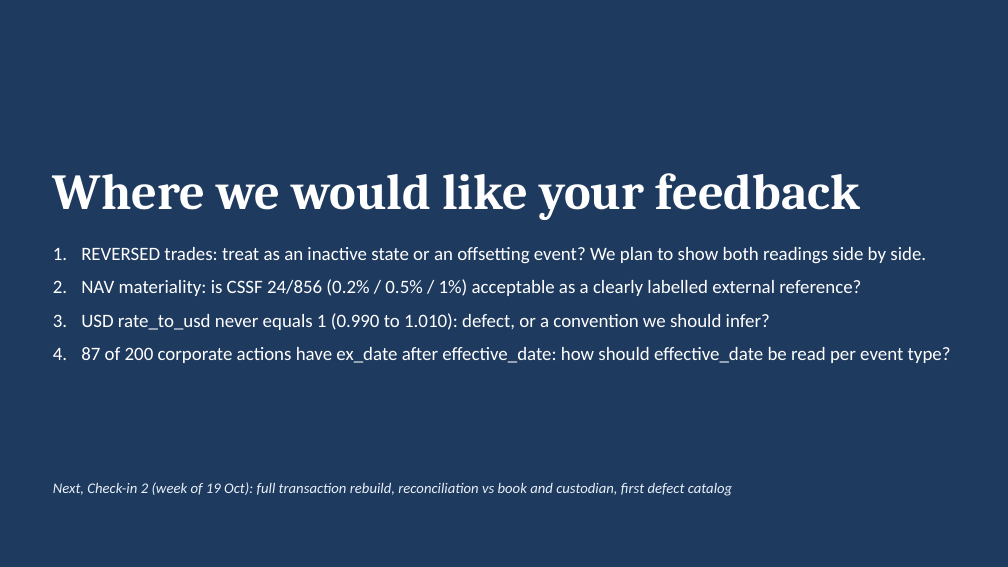
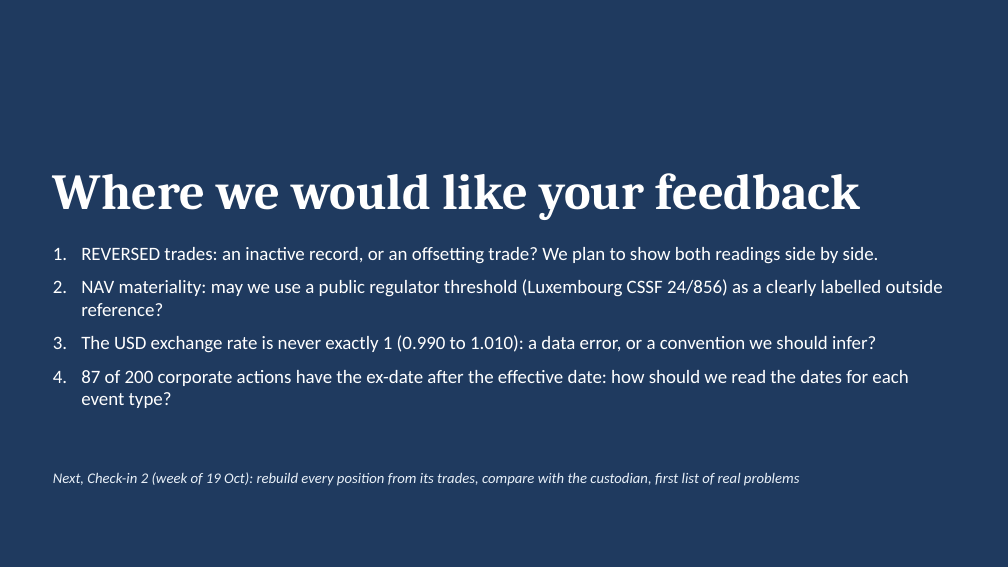
Before and after one commit to KevinRusu/BC-State-Street-Case-Competition, a slide deck: slide 11 of docs/Checkin1_Pack.pptx (slide 10 before the commit). Drawn at 1008x567 pixels with LibreOffice and Linux fonts; fonts in the diff are those of the drawing. Boxes give left, top, right and bottom in pixels: in the first picture for what was removed or moved away, otherwise in the second. Text is boxed around its words. In the diff, an @@ line names an element or a change of style, - is before the commit and + after.

```diff
--- a/docs/Checkin1_Pack.pptx
+++ b/docs/Checkin1_Pack.pptx
@@ text at bbox=[81, 247, 943, 408]: text changed @@
-1. REVERSED trades: treat as an inactive state or an offsetting event? We plan to show both readings side by side.
-2. NAV materiality: is CSSF 24/856 (0.2% / 0.5% / 1%) acceptable as a clearly labelled external reference?
-3. USD rate_to_usd never equals 1 (0.990 to 1.010): defect, or a convention we should infer?
-4. 87 of 200 corporate actions have ex_date after effective_date: how should effective_date be read per event type?
+1. REVERSED trades: an inactive record, or an offsetting trade? We plan to show both readings side by side.
+2. NAV materiality: may we use a public regulator threshold (Luxembourg CSSF 24/856) as a clearly labelled outside reference?
+3. The USD exchange rate is never exactly 1 (0.990 to 1.010): a data error, or a convention we should infer?
+4. 87 of 200 corporate actions have the ex-date after the effective date: how should we read the dates for each event type?
@@ text at bbox=[53, 472, 800, 486]: text changed @@
-Next, Check-in 2 (week of 19 Oct): full transaction rebuild, reconciliation vs book and custodian, first defect catalog
+Next, Check-in 2 (week of 19 Oct): rebuild every position from its trades, compare with the custodian, first list of real problems
@@ text "Next, Check-in 2 (week of ..." at bbox=[53, 472, 800, 486]: vertical alignment middle to top @@
```
Also in this commit, not shown: 9 other slides changed, 6 slides added, 7 slides removed, 25 other files.
